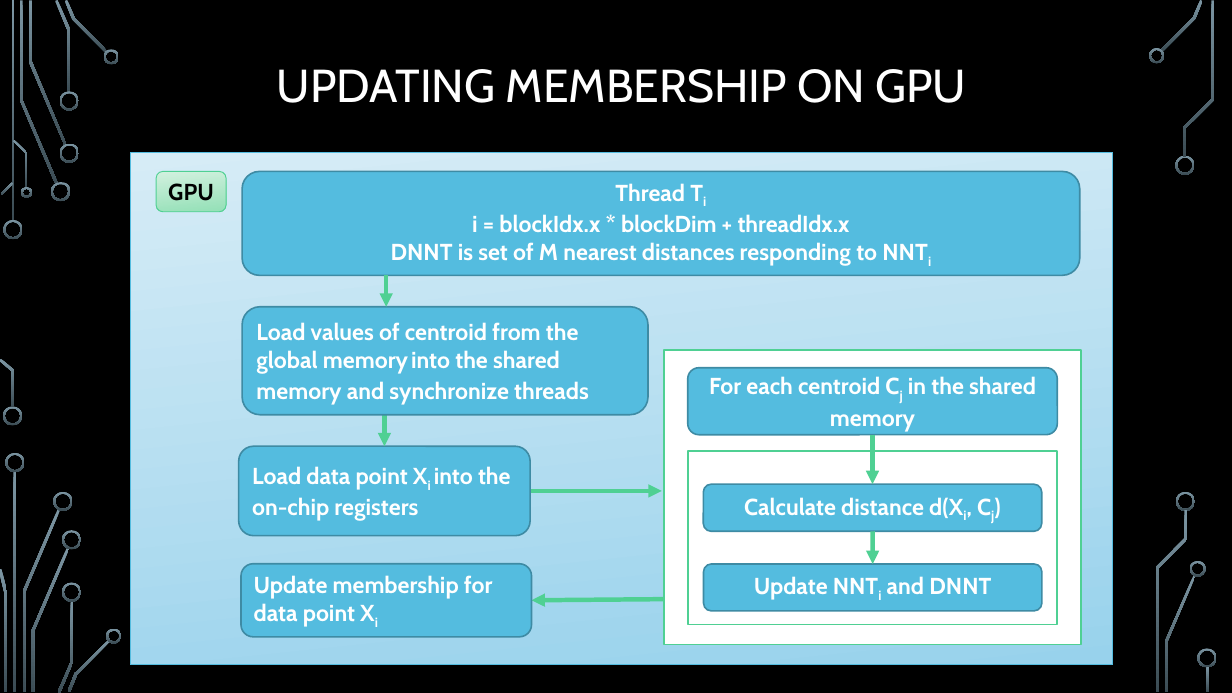
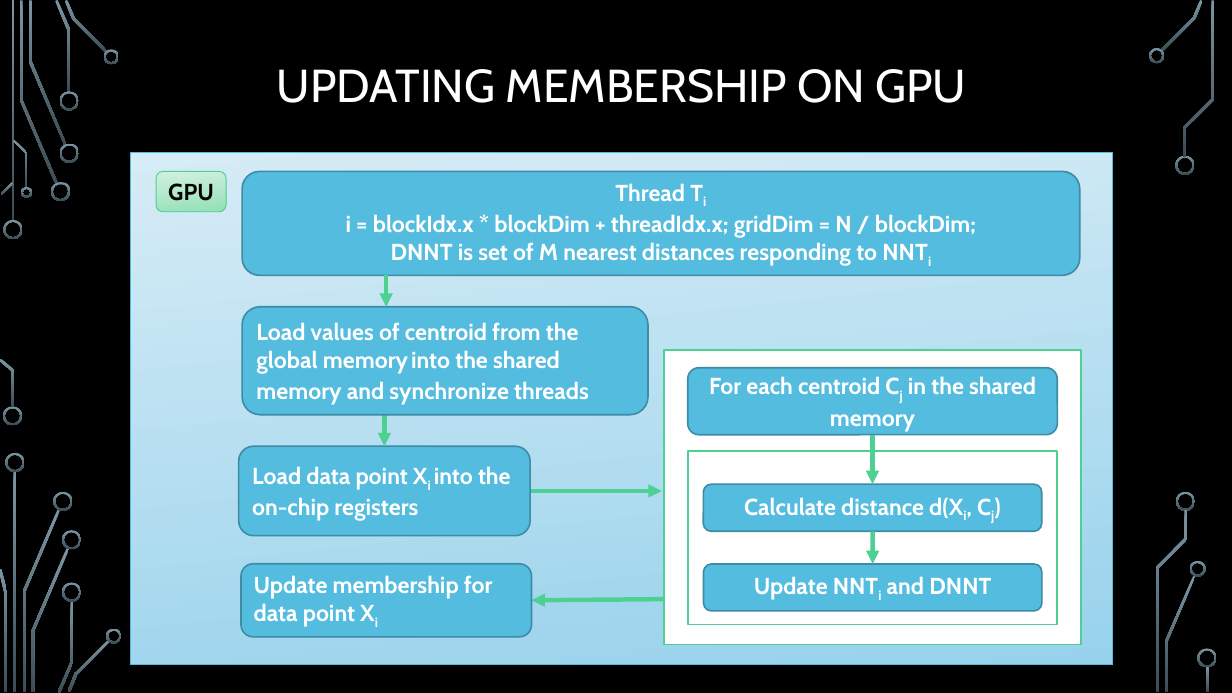
Before and after one commit to trungvdhp/master-ntou, a slide deck: slide 9 of ImageProcessing/Speeding up GFKM.pptx. Drawn at 1232x693 pixels with LibreOffice and Linux fonts; fonts in the diff are those of the drawing; background and template pictures are left out. Boxes give left, top, right and bottom in pixels: in the first picture for what was removed or moved away, otherwise in the second. Text is boxed around its words. In the diff, an @@ line names an element or a change of style, - is before the commit and + after.

```diff
--- a/ImageProcessing/Speeding up GFKM.pptx
+++ b/ImageProcessing/Speeding up GFKM.pptx
@@ text in rounded rectangle at bbox=[346, 214, 976, 238]: text changed @@
-i = blockIdx.x * blockDim + threadIdx.x
+i = blockIdx.x * blockDim + threadIdx.x; gridDim = N / blockDim;
```
Also in this commit, not shown: 9 other slides changed, 5 slides added.
